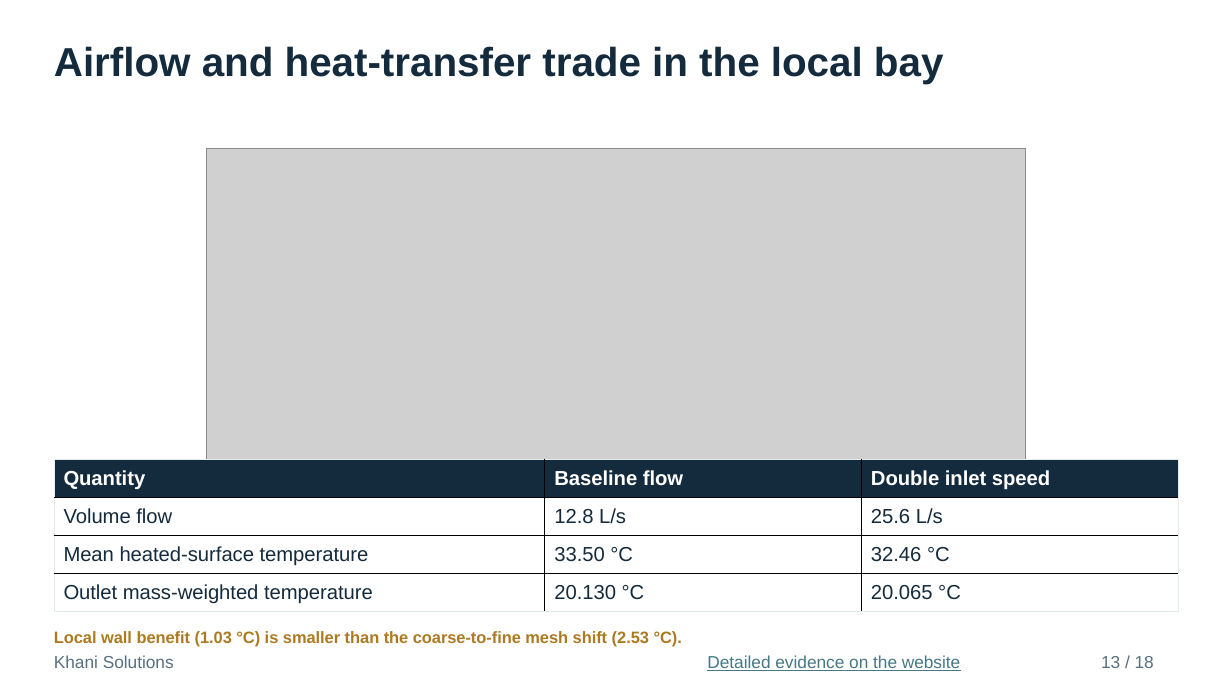
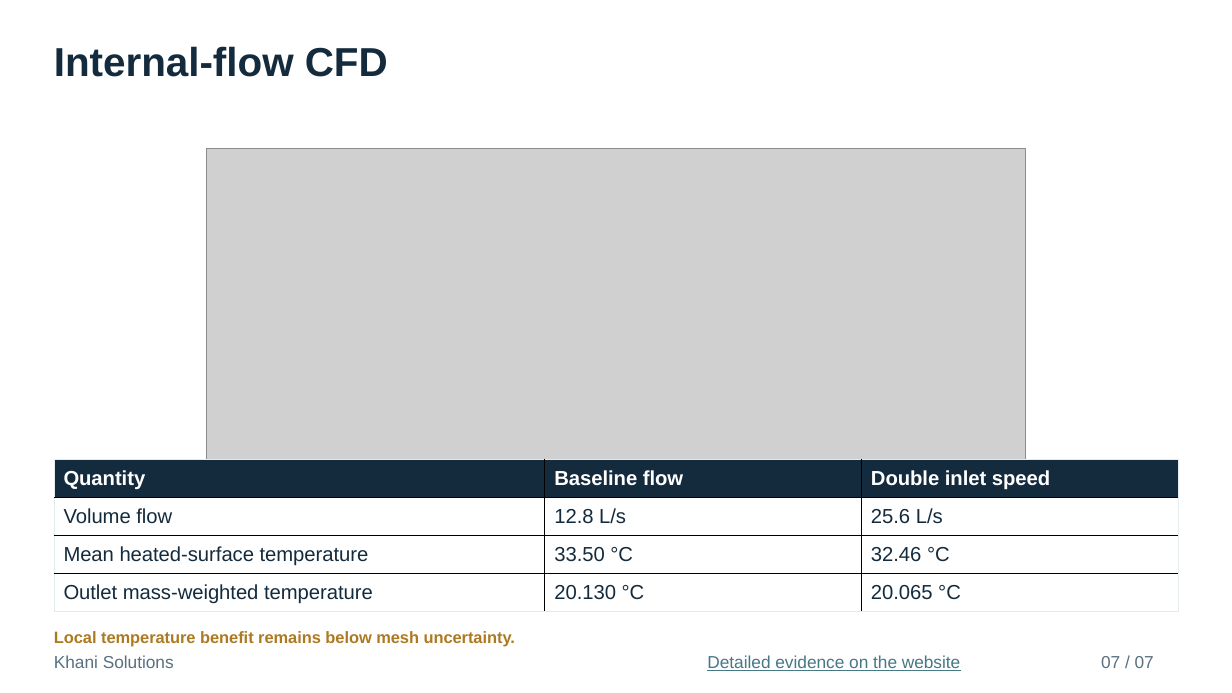
Before and after one commit to mrkhani88/khani-solutions-site, a slide deck: slide 7 of assets/studies/vast-haven-1/interview/Haven1_Thermal_Engineering_Interview.pptx (slide 13 before the commit). Drawn at 1232x693 pixels with LibreOffice and Linux fonts; fonts in the diff are those of the drawing; grey boxes stand for pictures. Boxes give left, top, right and bottom in pixels: in the first picture for what was removed or moved away, otherwise in the second. Text is boxed around its words. In the diff, an @@ line names an element or a change of style, - is before the commit and + after.

```diff
--- a/assets/studies/vast-haven-1/interview/Haven1_Thermal_Engineering_Interview.pptx
+++ b/assets/studies/vast-haven-1/interview/Haven1_Thermal_Engineering_Interview.pptx
@@ text at (54, 46, 388, 77): text changed @@
-Airflow and heat-transfer trade in the local bay
+Internal-flow CFD
@@ text at (54, 631, 515, 647): text changed @@
-Local wall benefit (1.03 °C) is smaller than the coarse-to-fine mesh shift (2.53 °C).
+Local temperature benefit remains below mesh uncertainty.
@@ text at (1101, 656, 1154, 668): text changed @@
-13 / 18
+07 / 07
```
Also in this commit, not shown: 5 other slides changed, 1 slide added, 12 slides removed, 4 other files.
